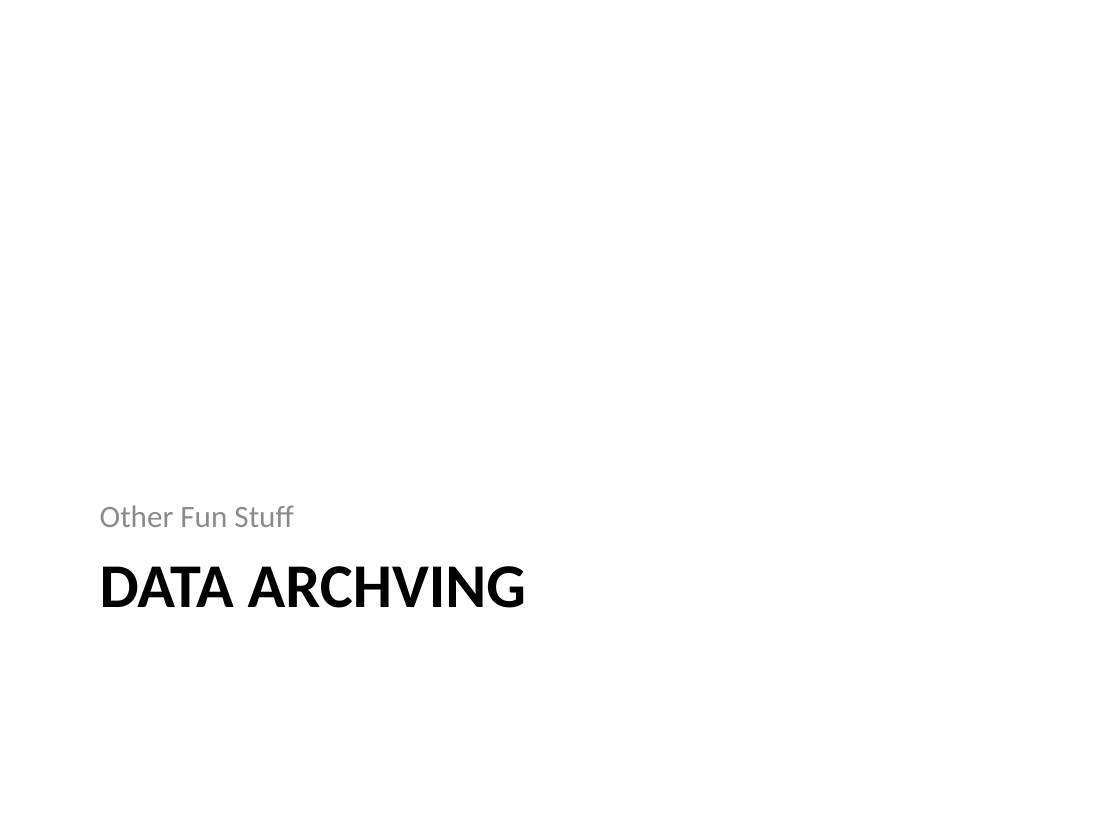
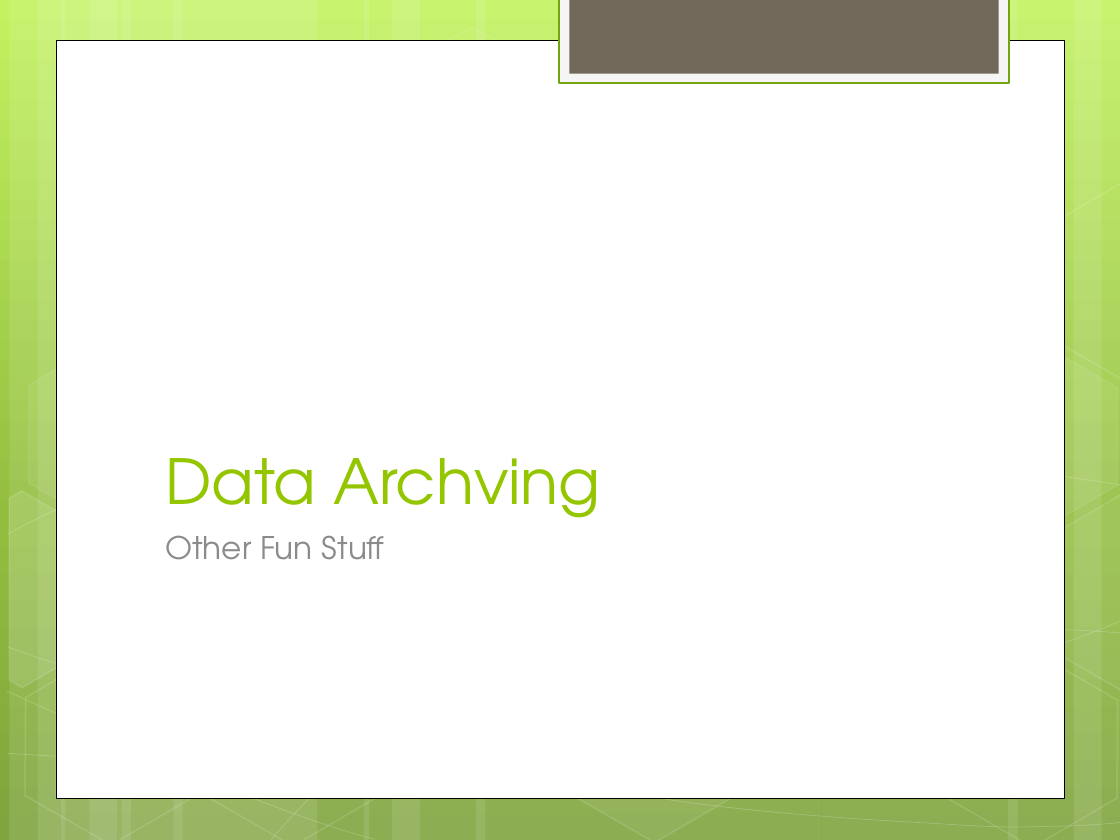
Before and after one commit to zoechao/teaching, a slide deck: slide 30 of maryland-lecture.pptx. Drawn at 1120x840 pixels with LibreOffice and Linux fonts; fonts in the diff are those of the drawing. Boxes give left, top, right and bottom in pixels: in the first picture for what was removed or moved away, otherwise in the second. Text is boxed around its words. In the diff, an @@ line names an element or a change of style, - is before the commit and + after.

```diff
--- a/maryland-lecture.pptx
+++ b/maryland-lecture.pptx
@@ background #FFFFFF to gradient #C3F35F to #93BF3F to #81A53E @@
@@ rectangle added at <box>559,0,1009,83</box>, fill #F5F5F5, outline #74A510 1.25 pt @@
@@ rectangle added at <box>569,0,998,74</box>, fill #71685A @@
@@ rectangle added at <box>56,40,1064,797</box>, fill #FFFFFF, outline #000000 0.5 pt @@
@@ group added at <box>0,0,1120,840</box>: 12 rectangles, 8 freeform shapes, 8 hexagons @@
@@ title "Data Archving" at <box>165,458,601,518</box>: vertical alignment top to bottom @@
@@ title at <box>165,458,601,518</box>: text changed; font Calibri to TeX Gyre Adventor; text colour #000000 to #94C600; bold off @@
-DATA ARCHVING
+Data Archving
@@ text "Other Fun Stuff": place and size @@
-text "Other Fun Stuff" at <box>100,505,293,527</box>
+text "Other Fun Stuff" at <box>165,535,385,560</box>
@@ text "Other Fun Stuff" at <box>165,535,385,560</box>: font Calibri to TeX Gyre Adventor; vertical alignment bottom to top @@
```
Also in this commit, not shown: 30 other slides changed, 3 slides added, 3 slides removed.
